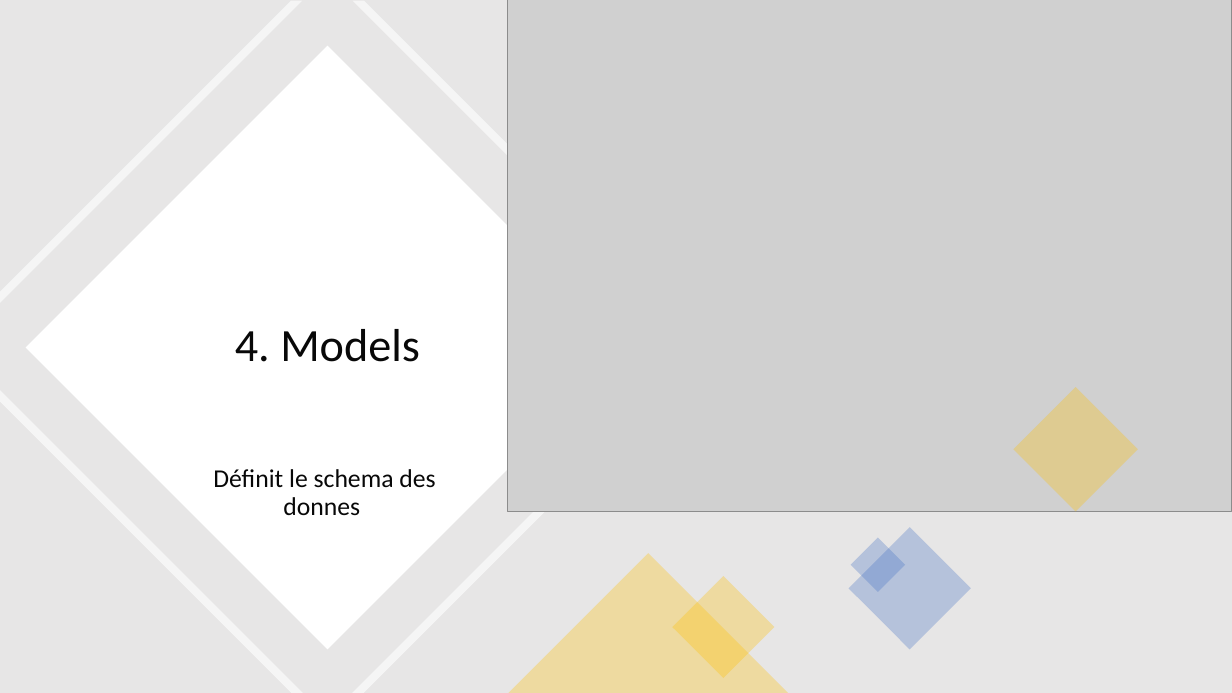
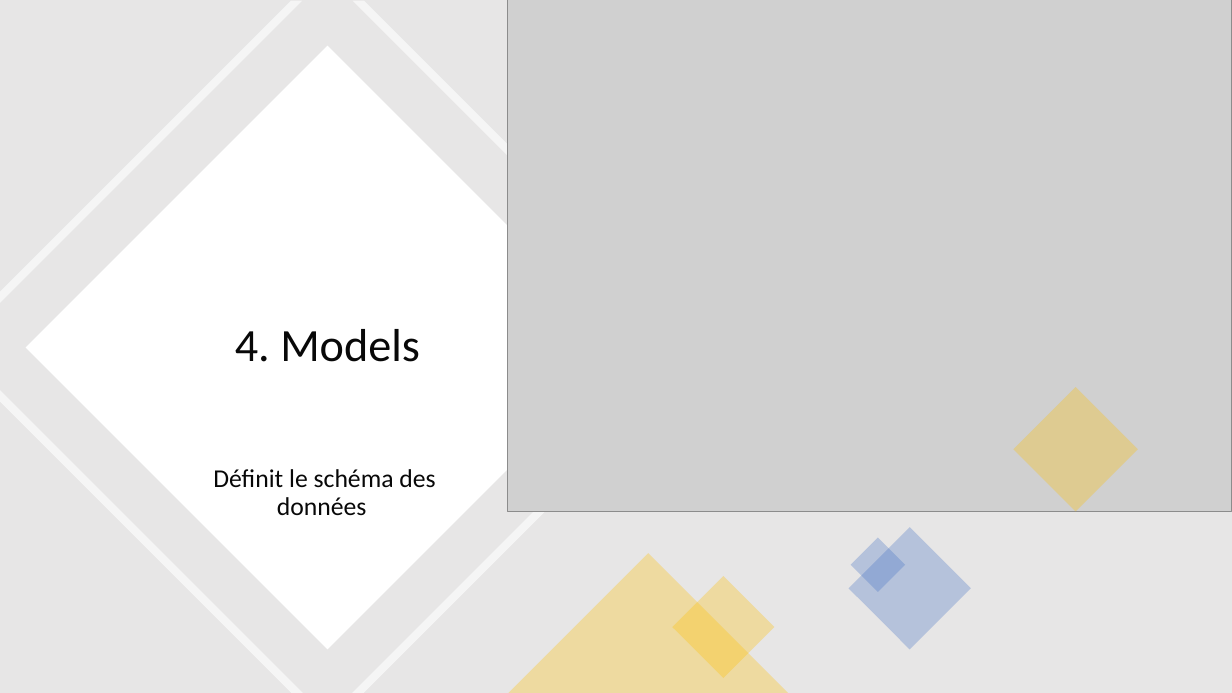
Before and after one commit to Nono-Le-Robot/TP06_Construisez_une_API, a slide deck: slide 12 of Ressources/Presentation P6.pptx (slide 15 before the commit). Drawn at 1232x693 pixels with LibreOffice and Linux fonts; fonts in the diff are those of the drawing; grey boxes stand for pictures. Boxes give left, top, right and bottom in pixels: in the first picture for what was removed or moved away, otherwise in the second. Text is boxed around its words. In the diff, an @@ line names an element or a change of style, - is before the commit and + after.

```diff
--- a/Ressources/Presentation P6.pptx
+++ b/Ressources/Presentation P6.pptx
@@ text at box(213, 469, 435, 515): text changed @@
-Définit le schema des donnes
+Définit le schéma des données
```
Also in this commit, not shown: 7 other slides changed, 9 slides added, 12 slides removed, 6 other files.
